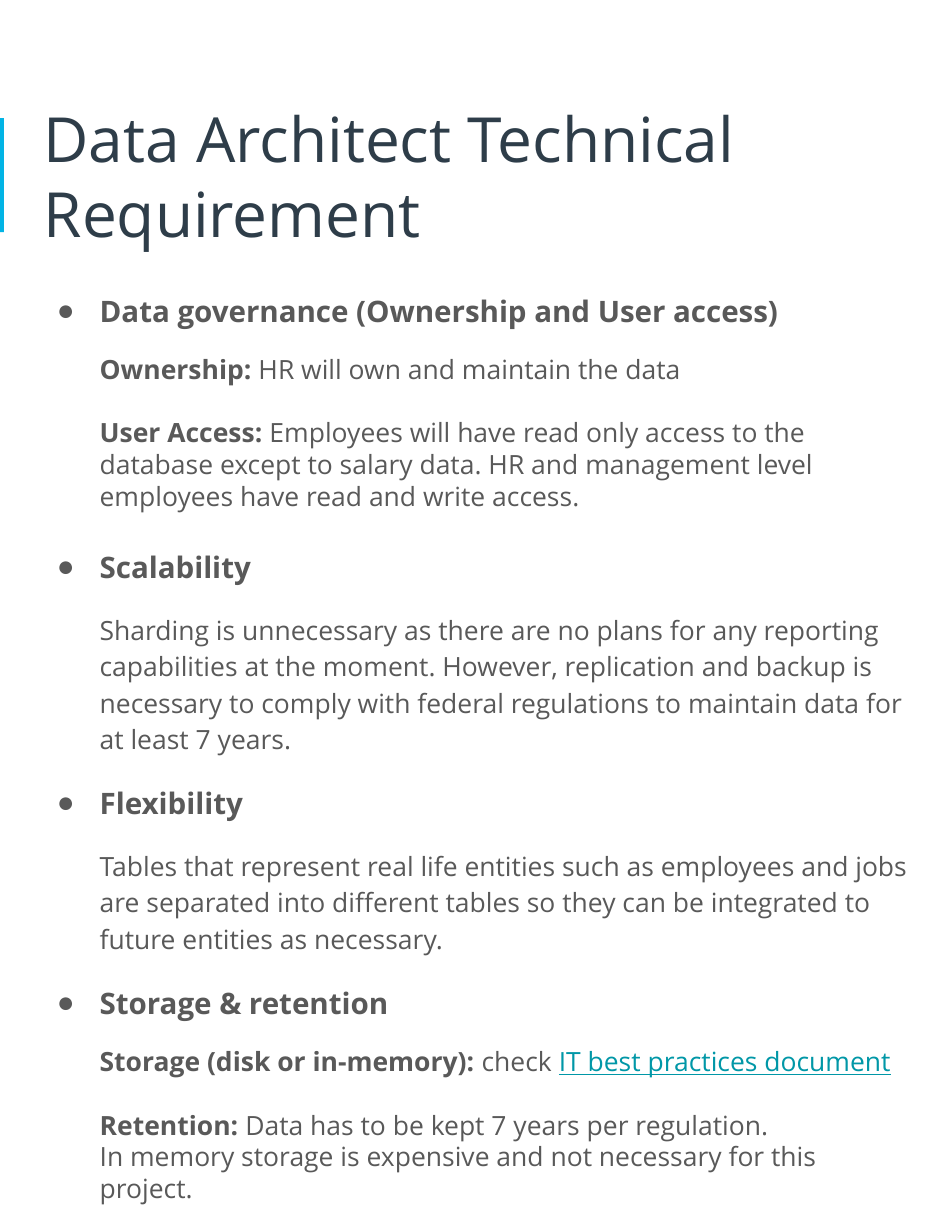
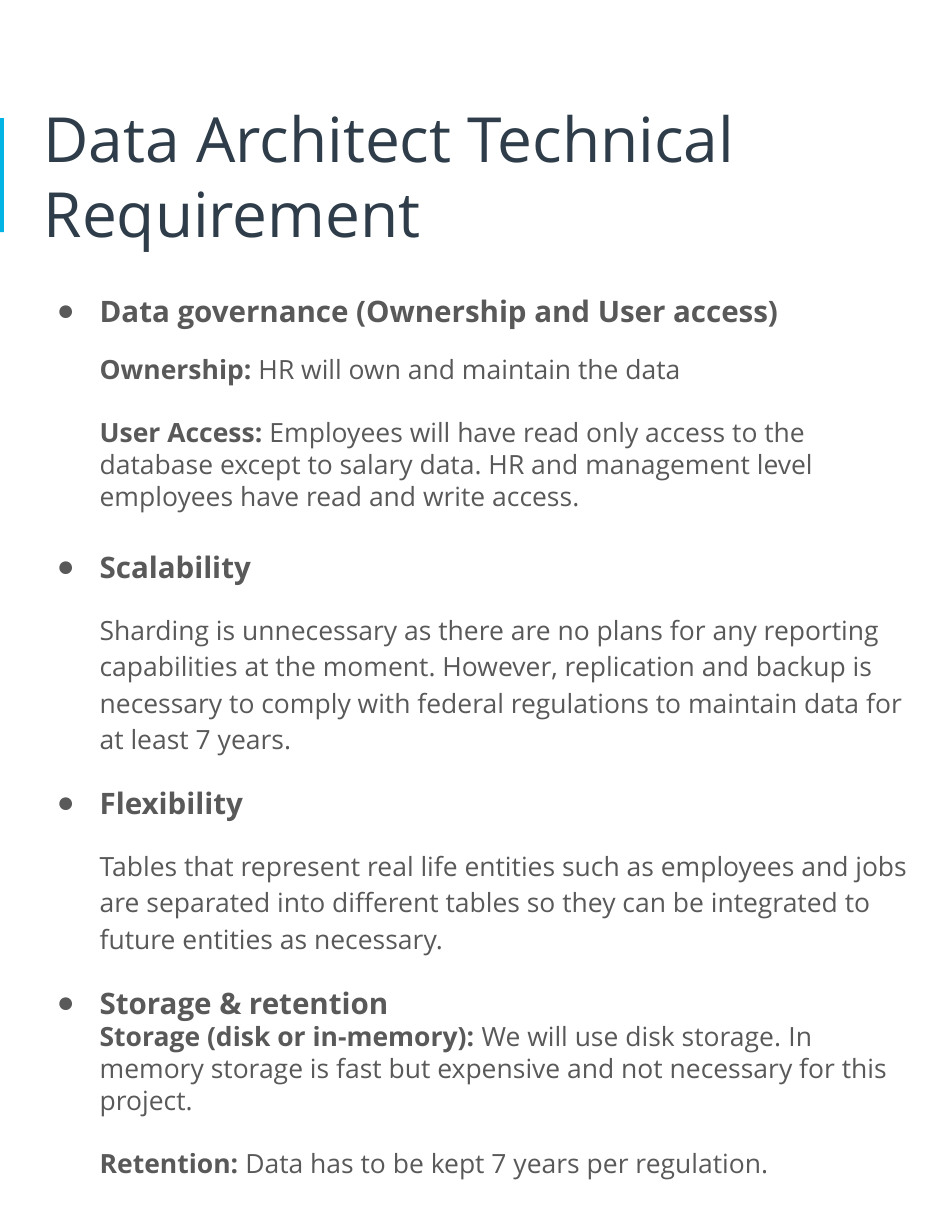
Before and after one commit to elok/Data-Architect-ND-HR-Database, a slide deck: slide 8 of Proposal.pptx. Drawn at 952x1232 pixels with LibreOffice and Linux fonts; fonts in the diff are those of the drawing. Boxes give left, top, right and bottom in pixels: in the first picture for what was removed or moved away, otherwise in the second. Text is boxed around its words. In the diff, an @@ line names an element or a change of style, - is before the commit and + after.

```diff
--- a/Proposal.pptx
+++ b/Proposal.pptx
@@ text at [100,1026,887,1117]: text changed @@
-Storage (disk or in-memory): check IT best practices document
+Storage (disk or in-memory): We will use disk storage. In memory storage is fast but expensive and not necessary for this project.
@@ text at [100,1146,816,1205]: paragraph removed @@
-In memory storage is expensive and not necessary for this project.
```
Also in this commit, not shown: 9 other slides changed, 3 other files.
